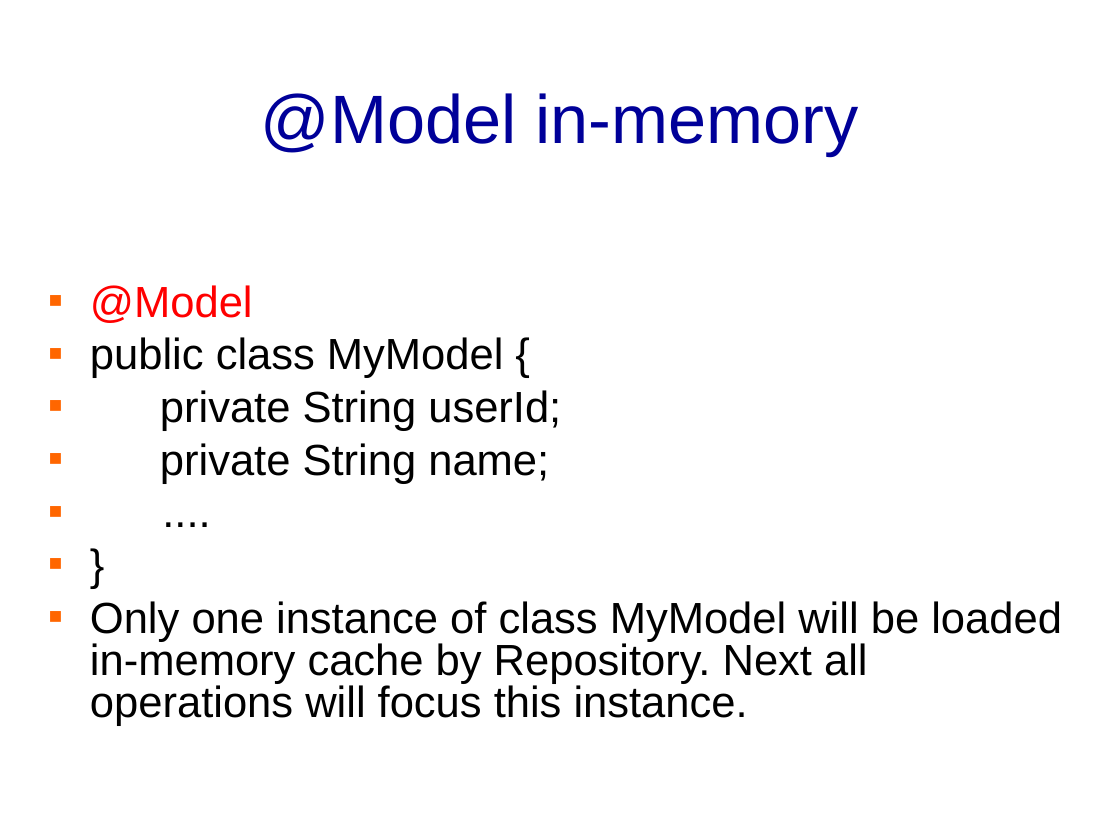
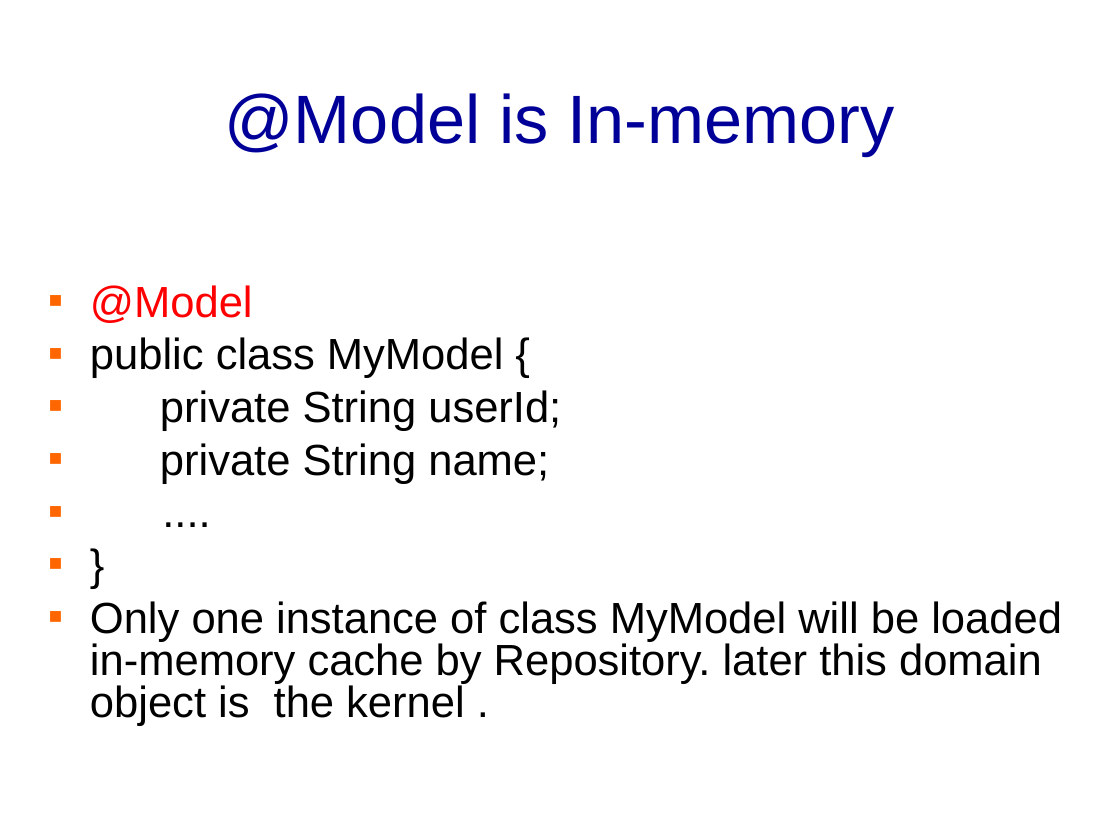
Before and after one commit to banq/jdonframework, a slide deck: slide 15 of doc/english/JdonFramework.ppt (slide 14 before the commit). Drawn at 1120x840 pixels with LibreOffice and Linux fonts; fonts in the diff are those of the drawing; background and template pictures are left out. Boxes give left, top, right and bottom in pixels: in the first picture for what was removed or moved away, otherwise in the second. Text is boxed around its words. In the diff, an @@ line names an element or a change of style, - is before the commit and + after.

```diff
--- a/doc/english/JdonFramework.ppt
+++ b/doc/english/JdonFramework.ppt
@@ title at (x1=224, y1=93, x2=895, y2=156): text changed @@
-@Model in-memory
+@Model is In-memory
@@ text at (x1=90, y1=601, x2=1062, y2=726): text changed @@
-▪ Only one instance of class MyModel will be loaded in-memory cache by Repository. Next all operations will focus this instance.
+▪ Only one instance of class MyModel will be loaded in-memory cache by Repository. later this domain object is the kernel .
```
Also in this commit, not shown: 8 other slides changed, 5 slides added, 4 slides removed, 2 other files.
